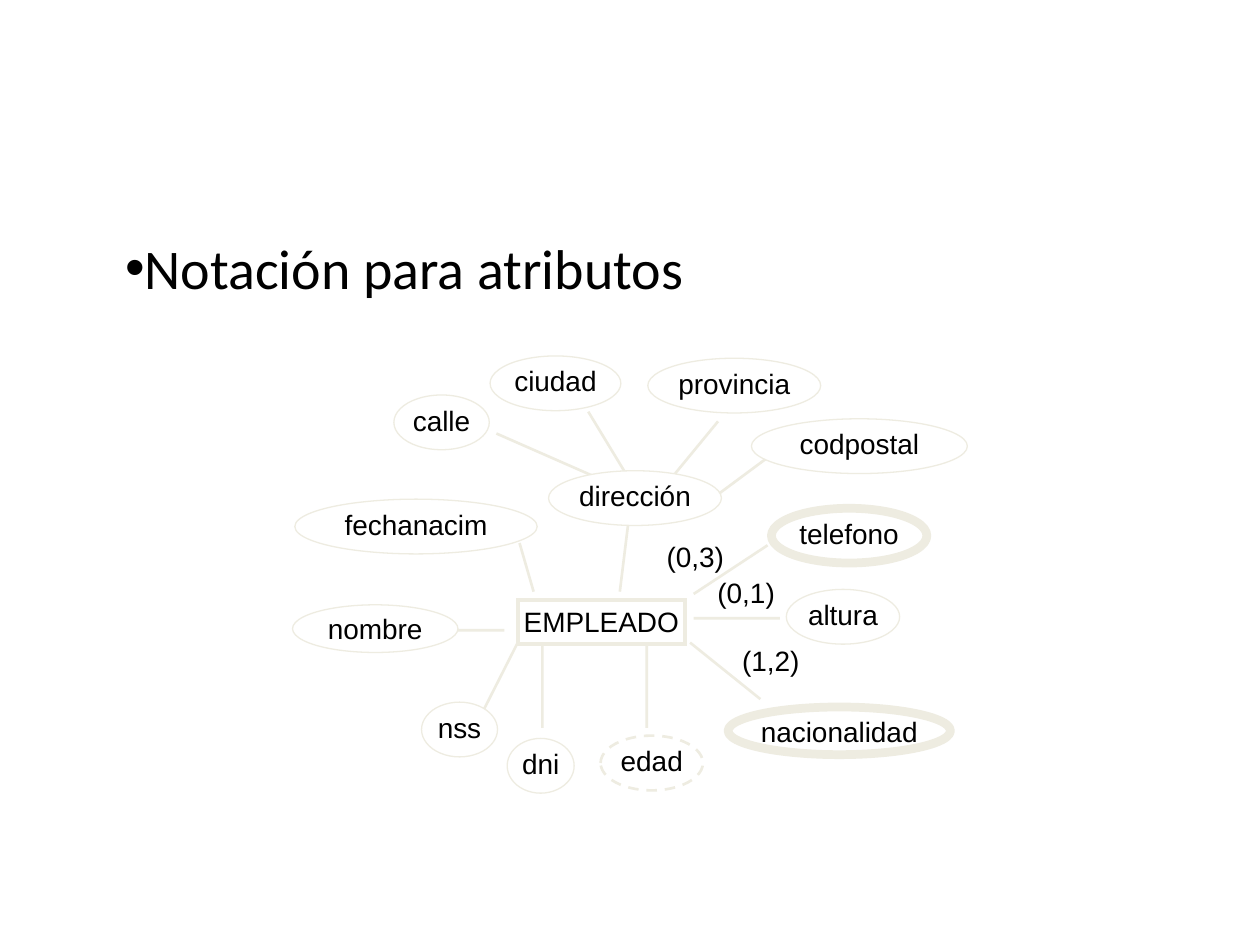
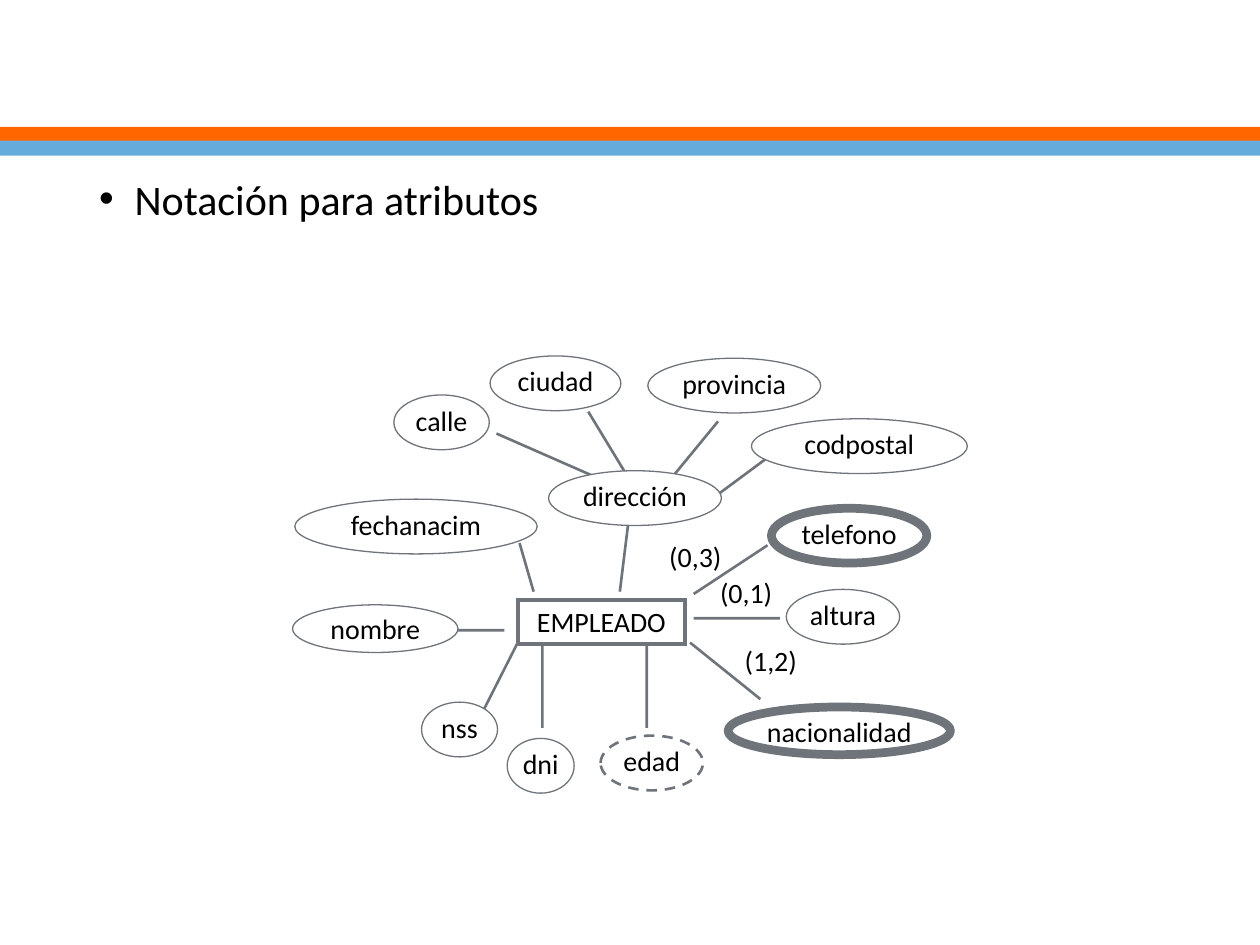
Before and after one commit to ejimenezdelgado/funda_db_martes_tarde_3_2017, a slide deck: slide 25 of Semana 2/Clase2.pptx (slide 24 before the commit). Drawn at 1260x945 pixels with LibreOffice and Linux fonts; fonts in the diff are those of the drawing; background and template pictures are left out. Boxes give left, top, right and bottom in pixels: in the first picture for what was removed or moved away, otherwise in the second. Text is boxed around its words. In the diff, an @@ line names an element or a change of style, - is before the commit and + after.

```diff
--- a/Semana 2/Clase2.pptx
+++ b/Semana 2/Clase2.pptx
@@ title "Modelo entidad-relación: Conceptos" rewrapped from <box>89,21,1213,158</box> to <box>0,0,1260,130</box> @@
@@ rectangle added at <box>0,127,1260,142</box>, fill #FF6600 @@
@@ rectangle added at <box>0,141,1260,156</box>, fill #65ACDD @@
@@ text "Notación para atributos": place and size @@
-text "Notación para atributos" at <box>145,250,683,298</box>
+text "Notación para atributos" at <box>135,185,538,222</box>
@@ text "Notación para atributos" at <box>135,185,538,222</box>: size 32 to 24 pt; alignment justified to left; indent changed; less space between paragraphs @@
@@ line (588, 412) - (625, 472): stroke #EEECE1 1.5 pt to #6E747A 1.5 pt @@
@@ line (496, 433) - (607, 483): stroke #EEECE1 1.5 pt to #6E747A 1.5 pt @@
@@ line (718, 421) - (668, 483): stroke #EEECE1 1.5 pt to #6E747A 1.5 pt @@
@@ line (767, 457) - (718, 494): stroke #EEECE1 1.5 pt to #6E747A 1.5 pt @@
@@ ellipse "telefono" at <box>771,508,926,562</box>: font Arial to Calibri; outline #EEECE1 5 pt to #6E747A 5 pt @@
@@ line (629, 520) - (620, 592): stroke #EEECE1 1.5 pt to #6E747A 1.5 pt @@
@@ line (519, 543) - (534, 592): stroke #EEECE1 1.5 pt to #6E747A 1.5 pt @@
@@ line (767, 546) - (694, 593): stroke #EEECE1 1.5 pt to #6E747A 1.5 pt @@
@@ font Arial to Calibri in 3 elements at <box>669,546,721,571</box>, <box>745,650,797,675</box>, <box>720,582,772,607</box> @@
@@ font Arial to Calibri; outline #EEECE1 0.75 pt to #6E747A 0.75 pt in 10 elements at <box>548,471,721,525</box>, <box>292,605,457,653</box>, <box>295,499,537,553</box>, <box>394,394,490,449</box>, <box>648,358,820,412</box>, <box>490,357,621,411</box>, <box>751,418,966,472</box>, <box>422,702,498,756</box>, <box>508,738,575,793</box>, <box>786,590,900,644</box> @@
@@ rectangle "EMPLEADO" at <box>518,600,684,644</box>: font Arial to Calibri; outline #EEECE1 2.25 pt to #6E747A 2.25 pt @@
@@ line (780, 619) - (694, 619): stroke #EEECE1 1.5 pt to #6E747A 1.5 pt @@
@@ line (457, 630) - (504, 630): stroke #EEECE1 1.5 pt to #6E747A 1.5 pt @@
@@ line (481, 716) - (518, 643): stroke #EEECE1 1.5 pt to #6E747A 1.5 pt @@
@@ line (542, 728) - (542, 643): stroke #EEECE1 1.5 pt to #6E747A 1.5 pt @@
@@ line (646, 728) - (646, 643): stroke #EEECE1 1.5 pt to #6E747A 1.5 pt @@
@@ line (760, 699) - (690, 643): stroke #EEECE1 1.5 pt to #6E747A 1.5 pt @@
@@ ellipse "nacionalidad" at <box>728,707,950,755</box>: font Arial to Calibri; outline #EEECE1 5 pt to #6E747A 5 pt @@
@@ ellipse "edad" at <box>601,736,703,790</box>: font Arial to Calibri; outline #EEECE1 1.5 pt dashed to #6E747A 1.5 pt dashed @@
```
Also in this commit, not shown: 69 other slides changed, 1 slide added, 1 other file.
